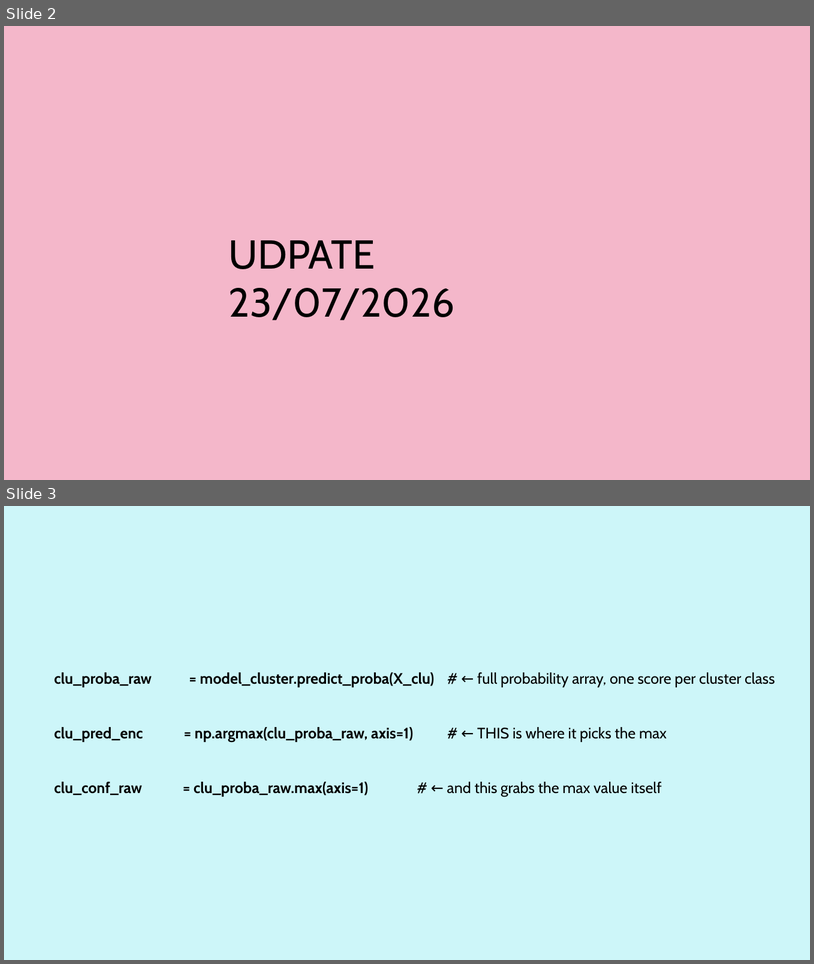
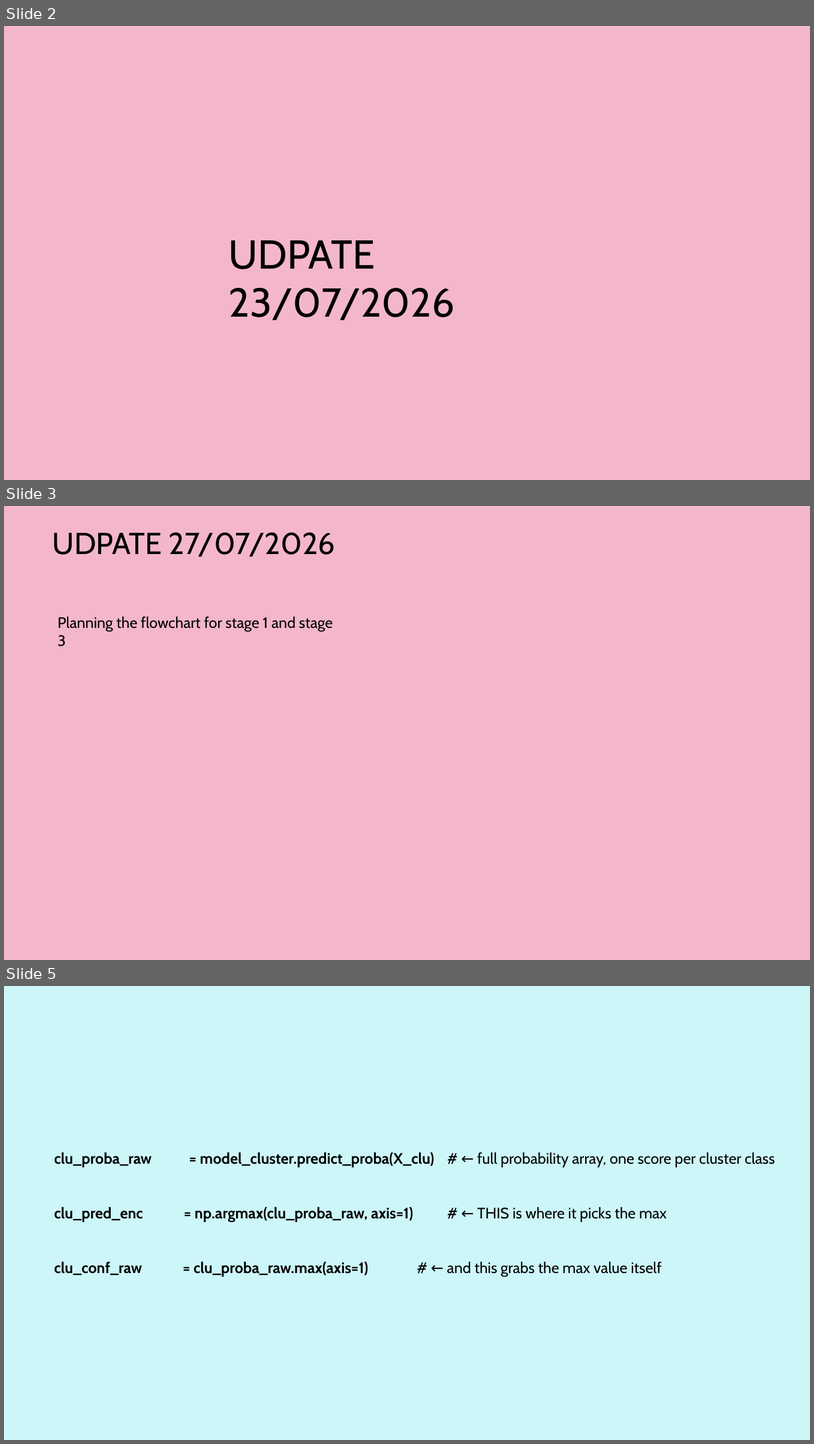
Before and after one commit to Syaziyah30/DeviceCluster, a slide deck: 1.training_model/supplementary/Device Identifier 20260717.pptx. Shown one above the other, each under a label of ours: slides 2 and 3 before the commit, slides 2, 3 and 5 after it; the slides between them are not shown. The pictures are 814x964 and 814x1444 pixels, drawn with LibreOffice and Linux fonts; fonts in the diff are those of the drawing. Boxes give left, top, right and bottom in pixels: in the first picture for what was removed or moved away, otherwise in the second. Text is boxed around its words. In the diff, an @@ line names an element or a change of style, - is before the commit and + after.

Commit message:
Flowchart development

```diff
--- a/1.training_model/supplementary/Device Identifier 20260717.pptx
+++ b/1.training_model/supplementary/Device Identifier 20260717.pptx
@@ slide 3 added at bbox=[4, 506, 810, 960], background #F4B7CA @@
@@ text added at bbox=[53, 532, 335, 557], 36 pt, text #000000 @@
+UDPATE 27/07/2026
@@ text added at bbox=[57, 616, 333, 646], 18 pt, text #000000 @@
+Planning the flowchart for stage 1 and stage 3
@@ what was slide 3 is now slide 5 @@
```
Also in this commit, not shown: 1 other slide added, 4 other files.
